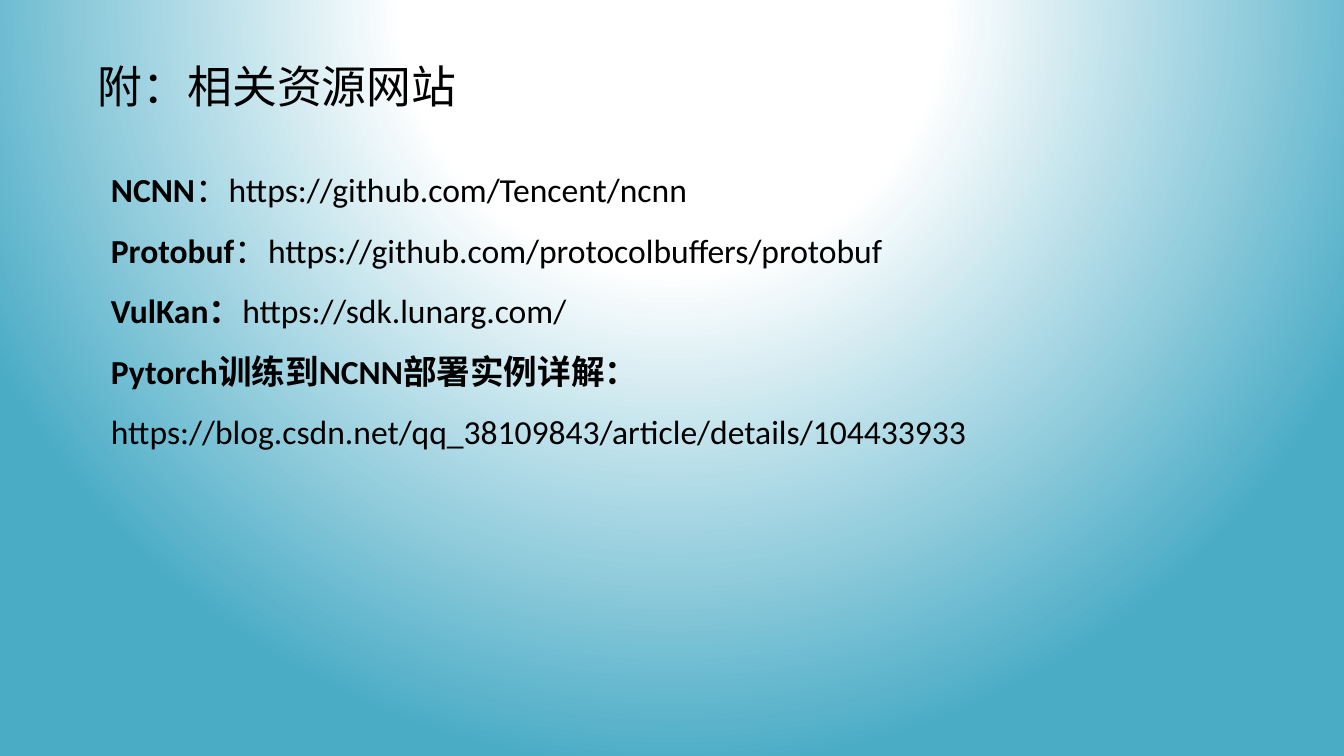
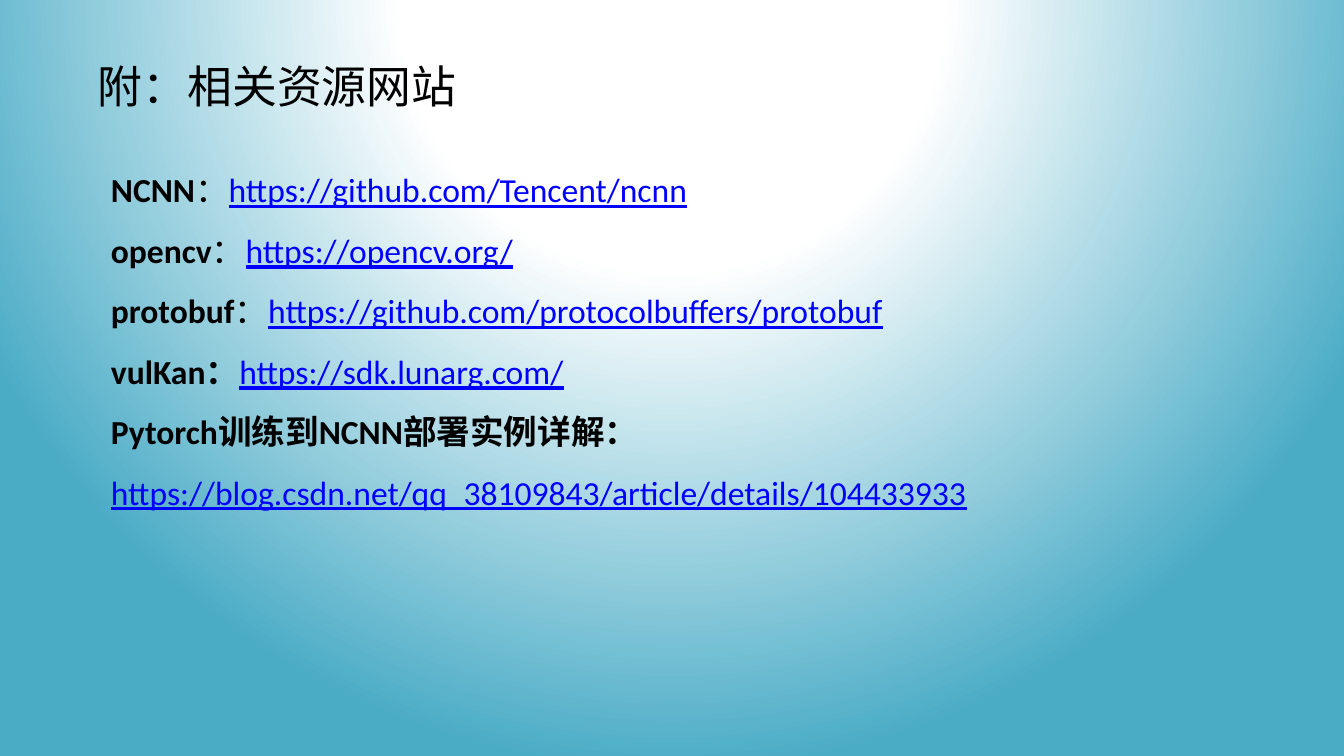
Before and after one commit to bestpower/HandwrittenDigitRecogDemo, a slide deck: slide 23 of docs/手写数字识别模型在Android端的部署_研发二部_王玉.pptx. Drawn at 1344x756 pixels with LibreOffice and Linux fonts; fonts in the diff are those of the drawing. Boxes give left, top, right and bottom in pixels: in the first picture for what was removed or moved away, otherwise in the second. Text is boxed around its words. In the diff, an @@ line names an element or a change of style, - is before the commit and + after.

```diff
--- a/docs/手写数字识别模型在Android端的部署_研发二部_王玉.pptx
+++ b/docs/手写数字识别模型在Android端的部署_研发二部_王玉.pptx
@@ text at (x1=111, y1=175, x2=966, y2=513): text colour #000000 to #0000FF, underline on in "NCNN：https://github.com/Tencent/ncnn", "https://blog.csdn.net/qq_38109843/article/details/104433933" @@
@@ text at (x1=111, y1=235, x2=882, y2=392): text changed; text colour #000000 to #0000FF @@
-Protobuf：https://github.com/protocolbuffers/protobuf
-VulKan：https://sdk.lunarg.com/
+opencv：https://opencv.org/
+protobuf：https://github.com/protocolbuffers/protobuf
+vulKan：https://sdk.lunarg.com/
```
Also in this commit, not shown: 5 other slides changed.
